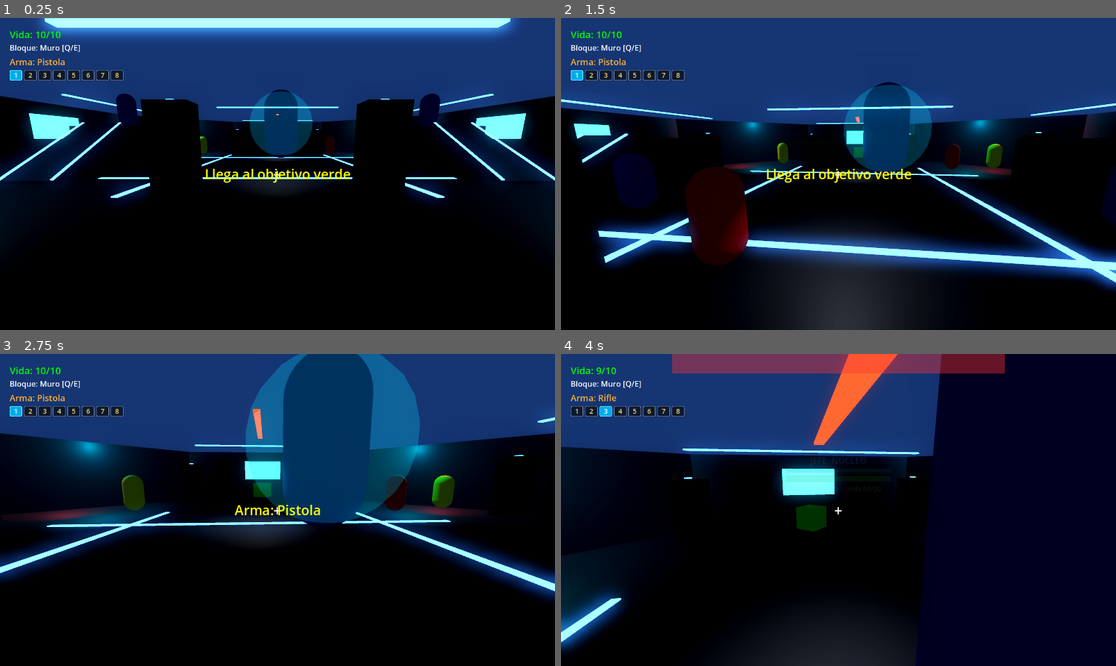
Above: before the commit, frames 1-4 (two rows, left to right).
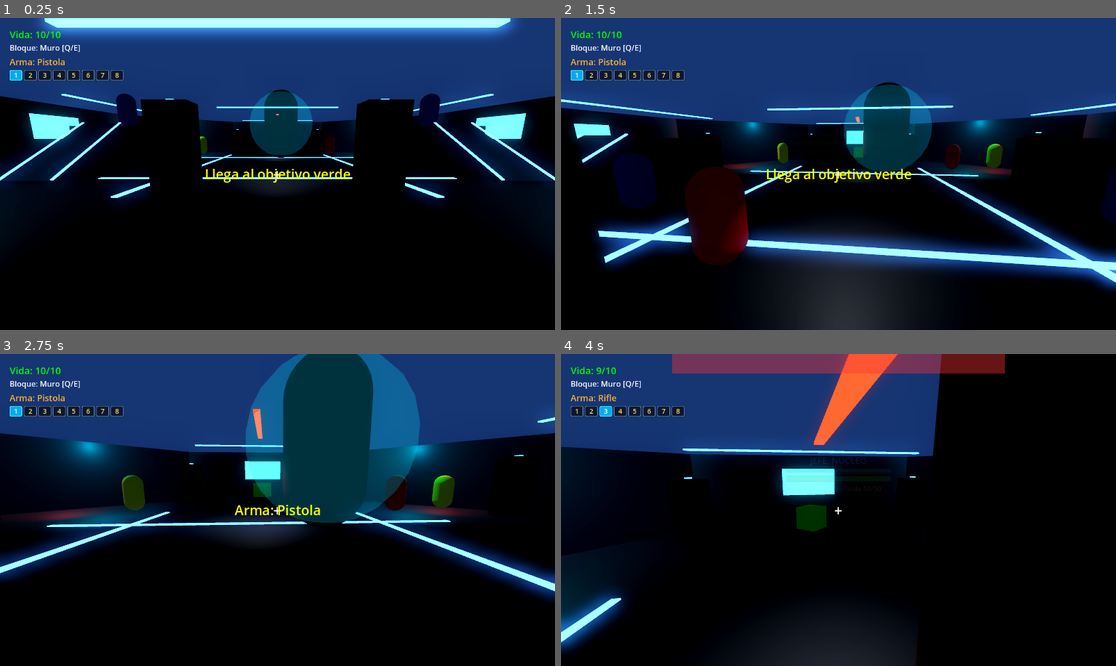
Above: after the commit, the same moments.

Repository: kilder16/NEXUS
Game: Godot game, scene res://scenes/levels/level_05.tscn
Same seed, same stepped clock (60 frames per second), same inputs: the game is played once before the commit and once after it. This scene is started directly instead of the project's main scene.
Inputs (mouse positions are in pixels of both pictures, inside the frame that each line leads up to):
- Up to frame 1 (0.25 s): no input
- Up to frame 2 (1.5 s): tap Enter at 0.5 s; move the mouse to (866, 174) at 0.52 s; hold Up from 0.53 s (still down); tap Q at 0.6 s; click (866, 174) at 0.67 s; tap Space at 0.77 s; move the mouse to (810, 174) at 1.27 s; tap E at 1.35 s
- Up to frame 3 (2.75 s): keep holding Up; tap Space at 1.52 s; move the mouse to (288, 503) at 2.02 s; tap 1 at 2.1 s
- Up to frame 4 (4 s): keep holding Up; move the mouse to (832, 516) at 2.77 s; tap 2 at 2.85 s; click (832, 516) at 2.92 s; tap Space at 3.02, 3.77 s; move the mouse to (877, 513) at 3.52 s; tap 3 at 3.6 s

The runs differ from the first frame. In frame 1, 1.1% of the frame differs, in the area x 47-54%, y 22-45%; in frame 2, 2.1%; in frame 3, 7.8%; in frame 4, 33%, in the area x 63-100%, y 0-100%.

Commit message:
feat(boss): escena boss_final dedicada + modelo 3D Swat Guy via LFS

Diff:
--- /dev/null
+++ b/scenes/enemies/boss_final.tscn
@@ -0,0 +1,62 @@
+[gd_scene format=3 uid="uid://g7vq5330lkgi"]
+
+[ext_resource type="Script" path="res://scripts/ai/boss_final.gd" id="1_boss"]
+
+[sub_resource type="CapsuleShape3D" id="CapsuleShape3D_boss"]
+
+[sub_resource type="StandardMaterial3D" id="BossMat"]
+albedo_color = Color(0.5, 0.05, 0.05, 1)
+metallic = 0.3
+roughness = 0.6
+
+[sub_resource type="CapsuleMesh" id="CapsuleMesh_boss"]
+material = SubResource("BossMat")
+
+[sub_resource type="StandardMaterial3D" id="ShieldAuraMat"]
+transparency = 1
+shading_mode = 0
+albedo_color = Color(0, 0.866, 1, 0.18)
+emission_enabled = true
+emission = Color(0, 0.866, 1, 1)
+emission_energy_multiplier = 0.6
+
+[sub_resource type="SphereMesh" id="ShieldAuraMesh"]
+material = SubResource("ShieldAuraMat")
+radius = 0.95
+height = 1.9
+radial_segments = 24
+rings = 12
+
+[sub_resource type="SphereShape3D" id="HeadShape"]
+radius = 0.35
+
+[node name="Enemy" type="CharacterBody3D"]
+transform = Transform3D(1.5, 0, 0, 0, 1.5, 0, 0, 0, 1.5, 0, 0, 0)
+script = ExtResource("1_boss")
+
+[node name="CollisionShape3D" type="CollisionShape3D" parent="."]
+shape = SubResource("CapsuleShape3D_boss")
+
+[node name="MeshInstance3D" type="MeshInstance3D" parent="."]
+mesh = SubResource("CapsuleMesh_boss")
+
+[node name="HeadHitbox" type="Area3D" parent="." groups=["head_hitbox"]]
+transform = Transform3D(1, 0, 0, 0, 1, 0, 0, 0, 1, 0, 0.7, 0)
+
+[node name="CollisionShape3D" type="CollisionShape3D" parent="HeadHitbox"]
+shape = SubResource("HeadShape")
+
+[node name="ShieldVisual" type="Node3D" parent="."]
+
+[node name="AuraMesh" type="MeshInstance3D" parent="ShieldVisual"]
+mesh = SubResource("ShieldAuraMesh")
+
+[node name="AuraLight" type="OmniLight3D" parent="ShieldVisual"]
+light_color = Color(0, 0.866, 1, 1)
+light_energy = 0.8
+omni_range = 2.5
+
+[node name="BossLight" type="OmniLight3D" parent="."]
+light_color = Color(1, 0.2, 0.2, 1)
+light_energy = 0.5
+omni_range = 3.0
--- a/scenes/levels/level_05.tscn
+++ b/scenes/levels/level_05.tscn
@@ -4,7 +4,7 @@
 [ext_resource type="PackedScene" uid="uid://5df4hbaukug3" path="res://scenes/levels/objective.tscn" id="2_objective"]
 [ext_resource type="PackedScene" uid="uid://c68uvd23njnbf" path="res://scenes/enemies/enemy.tscn" id="3_enemy"]
 [ext_resource type="PackedScene" uid="uid://dbm04swh70bfi" path="res://scenes/enemies/enemy_fast.tscn" id="4_enemy_fast"]
-[ext_resource type="PackedScene" uid="uid://b4yd8ktdavv5d" path="res://scenes/enemies/enemy_tank.tscn" id="5_enemy_tank"]
+[ext_resource type="PackedScene" uid="uid://bossfinaln5xa01" path="res://scenes/enemies/boss_final.tscn" id="5_boss_final"]
 [ext_resource type="PackedScene" uid="uid://v0aevj5kyk2" path="res://scenes/enemies/enemy_ranged.tscn" id="6_enemy_ranged"]
 [ext_resource type="PackedScene" uid="uid://dsgm4igmlmndq" path="res://scenes/ui/hud.tscn" id="7_hud"]
 [ext_resource type="PackedScene" uid="uid://c3ticavbpd2cr" path="res://scenes/ui/pause_menu.tscn" id="8_pause"]
@@ -390,7 +390,7 @@
 material_override = SubResource("emergency_red_mat")
 size = Vector3(0.2, 0.05, 4)
 
-[node name="BossFinal" parent="." unique_id=576320581 instance=ExtResource("5_enemy_tank")]
+[node name="BossFinal" parent="." unique_id=576320581 instance=ExtResource("5_boss_final")]
 transform = Transform3D(3, 0, 0, 0, 3, 0, 0, 0, 3, 0, 3, -5)
 
 [node name="EnemyFast1" parent="." unique_id=1184579355 instance=ExtResource("4_enemy_fast")]
--- /dev/null
+++ b/scripts/ai/boss_final.gd
@@ -0,0 +1,30 @@
+extends "res://scripts/ai/enemy_tank.gd"
+
+# === BOSS FINAL ===
+# Boss del nivel 5 (level_05). Extiende EnemyTank con stats propios y
+# hooks para animaciones del modelo 3D Mixamo (a integrar).
+# Visualmente diferenciado del Bastión genérico mediante escena dedicada
+# boss_final.tscn.
+
+func _ready() -> void:
+	super._ready()
+	# Stats overrideados acá (antes vivían en level_05.gd post-_ready).
+	# Mejor encapsulación: el boss conoce sus propios stats.
+	health = 50
+	max_health = 50
+	shield = 15
+	max_shield = 15
+	display_name = "JEFE: NÚCLEO"
+	# El aura del shield se vuelve a sincronizar con el nuevo max_shield
+	# (super._ready ya la inicializó en función del shield=4 del Bastión).
+	if _shield_visual:
+		_shield_visual.visible = shield > 0
+
+func _on_state_changed(new_state: int) -> void:
+	# Hook para animaciones — se rellena cuando integremos el
+	# AnimationPlayer del modelo Mixamo (Día 7 Fase 4).
+	pass
+
+func _on_attack_trigger() -> void:
+	# Hook para anim de ataque one-shot — idem.
+	pass
--- a/scripts/levels/level_05.gd
+++ b/scripts/levels/level_05.gd
@@ -45,19 +45,10 @@
 	boss.died.connect(_on_boss_died)
 
 	start_time = Time.get_ticks_msec() / 1000.0
-
-	# Override boss HP tras el _ready de enemy_tank (default = 8 post-balance).
-	# max_health y display_name también deben sincronizarse para que el
-	# indicador del HUD muestre "50 / 50" y el nombre correcto del boss.
-	# Shield del boss también overrideado a 15 (default Bastión = 4): el boss
-	# está explícitamente más blindado que un Bastión normal.
-	await get_tree().process_frame
-	boss.health = 50
-	boss.max_health = 50
-	boss.shield = 15
-	boss.max_shield = 15
-	boss.display_name = "JEFE: NÚCLEO"
-	print("[Level05] Boss HP override: ", boss.health, " Shield: ", boss.shield)
+	# Los stats del boss (HP 50, escudo 15, display_name) ahora viven en
+	# scripts/ai/boss_final.gd::_ready. Mejor encapsulación: el boss conoce
+	# sus propios stats y este level no necesita esperar process_frame
+	# para overridearlos manualmente.
 
 func _on_enemy_died(_e: Node) -> void:
 	enemies_killed += 1
Not shown, added: assets/models/boss/boss.glb
Not shown, added: scripts/ai/boss_final.gd.uid
Not shown, changed: .gitattributes
Not shown, added: assets/models/boss/.gitkeep
Not shown, added: assets/models/boss/build_boss_glb.py
